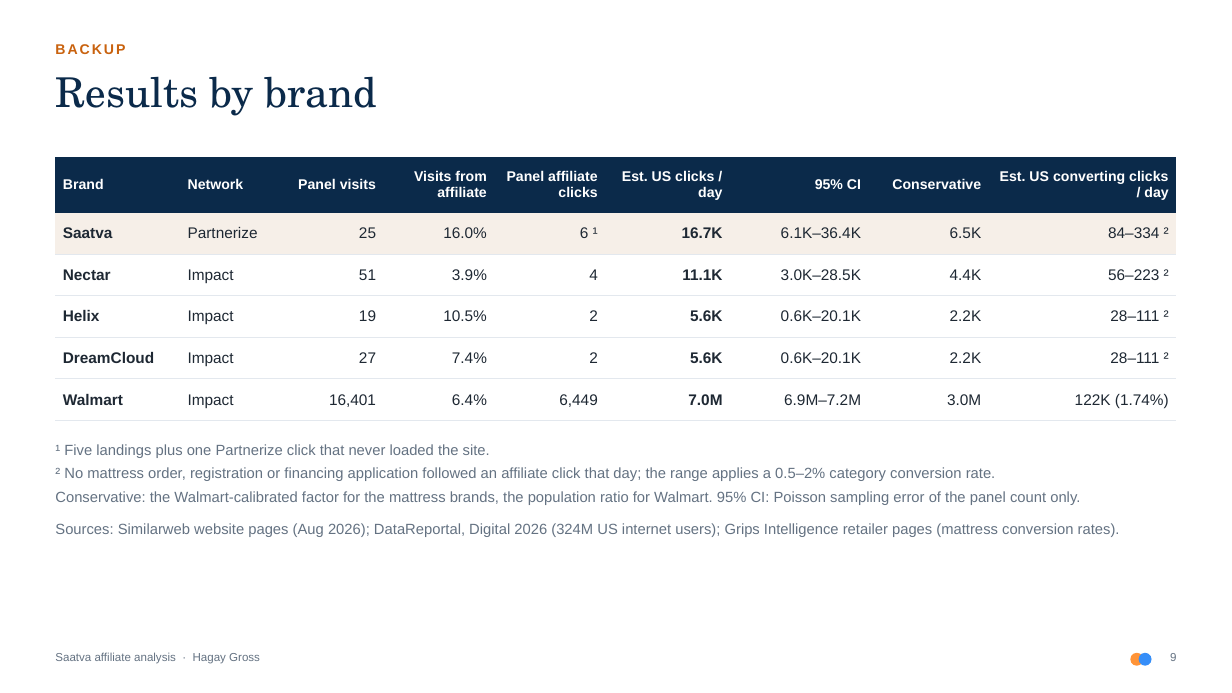
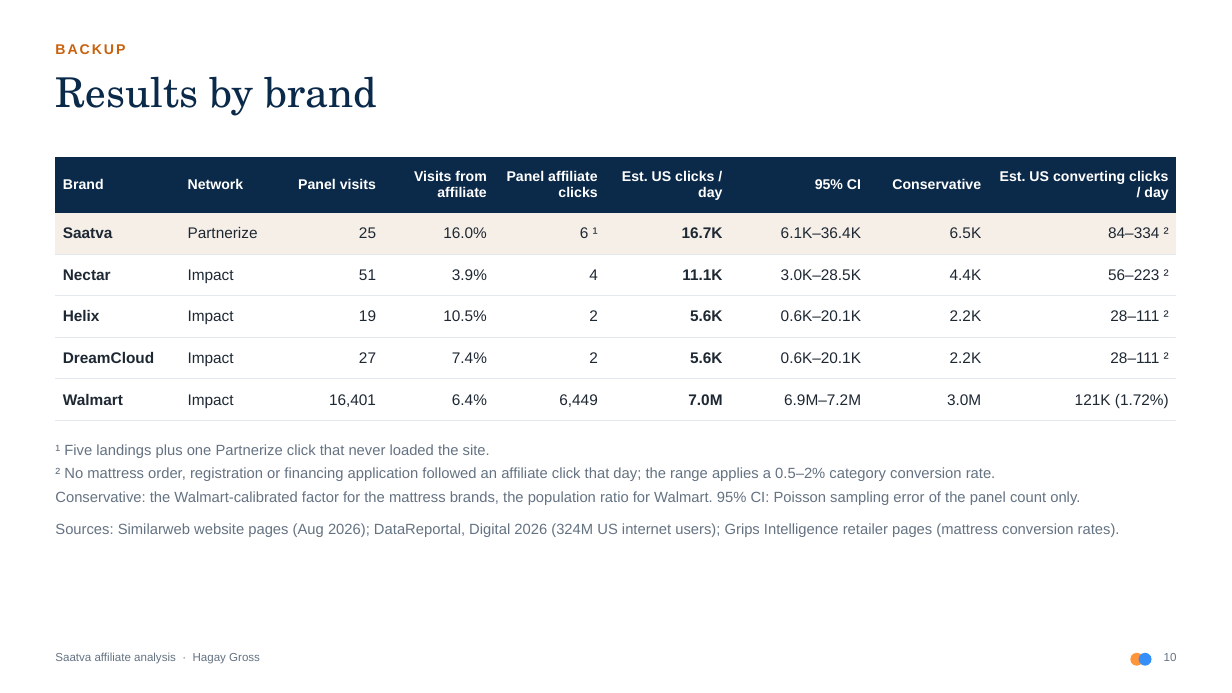
Before and after one commit to Hagaygro/partnerize-assignment, a slide deck: slide 10 of deck/saatva_affiliate_analysis.pptx (slide 9 before the commit). Drawn at 1232x693 pixels with LibreOffice and Linux fonts; fonts in the diff are those of the drawing. Boxes give left, top, right and bottom in pixels: in the first picture for what was removed or moved away, otherwise in the second. Text is boxed around its words. In the diff, an @@ line names an element or a change of style, - is before the commit and + after.

```diff
--- a/deck/saatva_affiliate_analysis.pptx
+++ b/deck/saatva_affiliate_analysis.pptx
@@ table at (x1=55, y1=157, x2=1177, y2=421) @@
-row 6, column 9: 122K (1.74%)
+row 6, column 9: 121K (1.72%)
@@ text at (x1=1164, y1=653, x2=1177, y2=661): text changed @@
-9
+10
```
Also in this commit, not shown: 7 other slides changed, 1 slide added, 18 other files.
